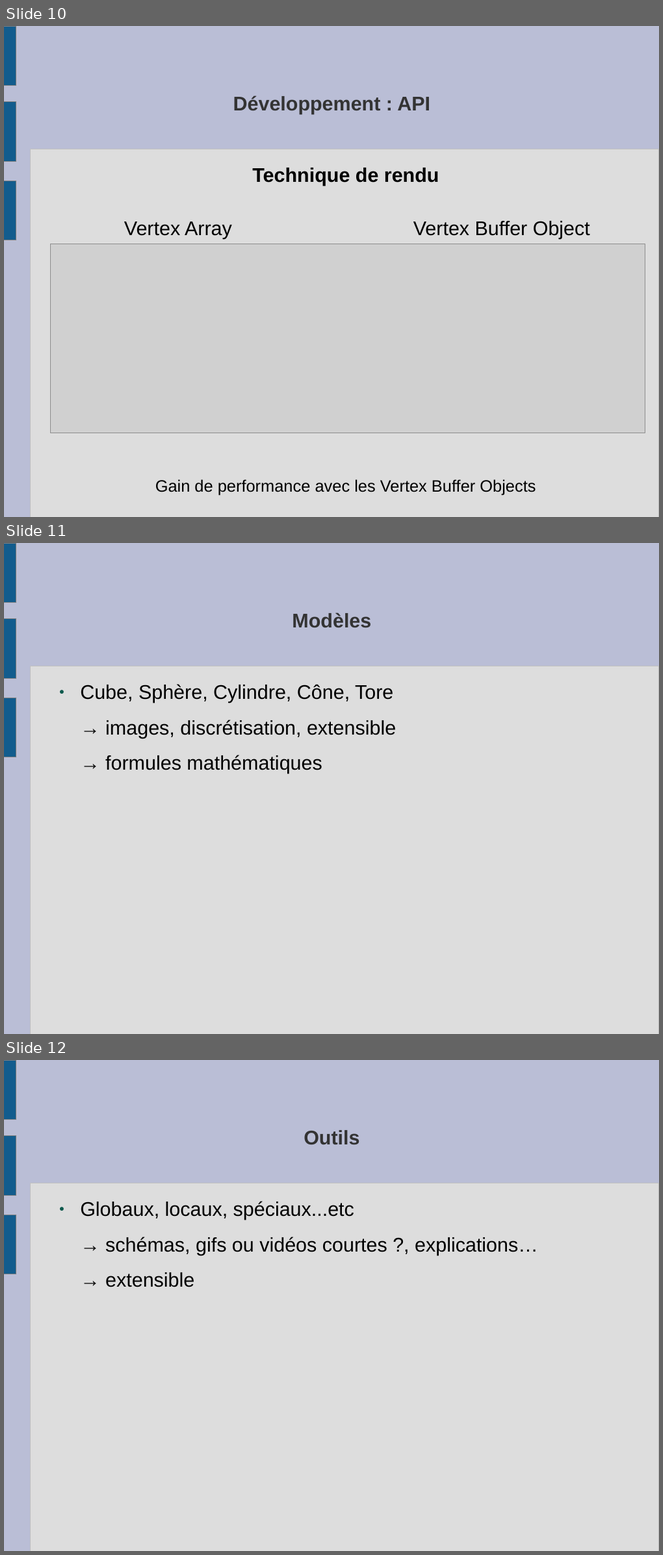
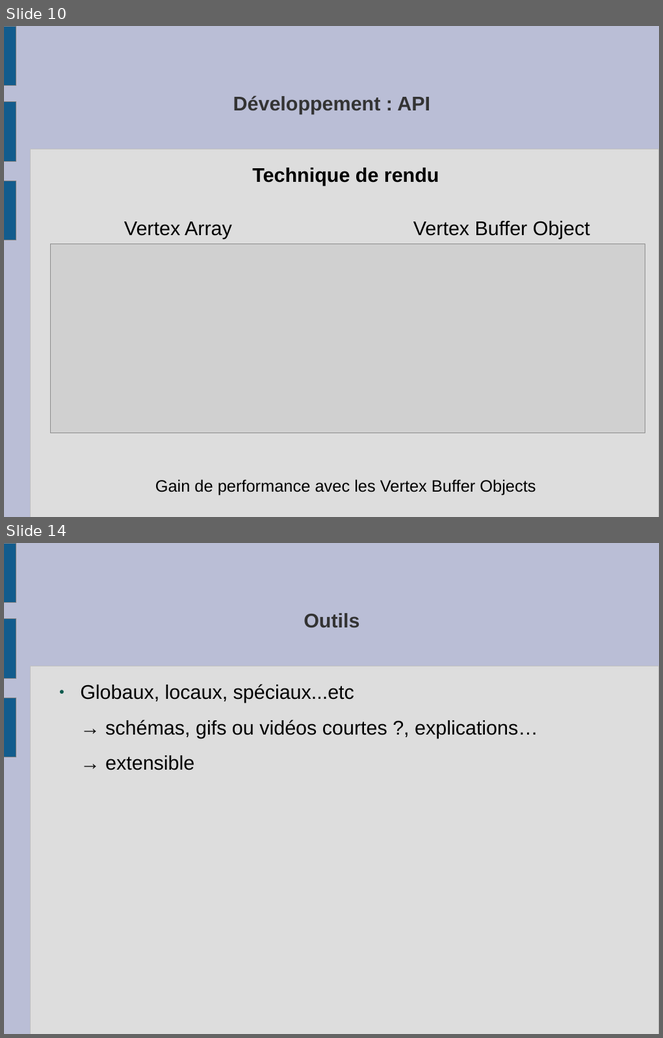
Before and after one commit to slvrgauthier/OpenSculpt, a slide deck: Documentation/Soutenance.odp. Shown one above the other, each under a label of ours: slides 10, 11 and 12 before the commit, slides 10 and 14 after it; the slides between them are not shown. The pictures are 663x1555 and 663x1038 pixels, drawn with LibreOffice and Linux fonts; fonts in the diff are those of the drawing; grey boxes stand for pictures. Boxes give left, top, right and bottom in pixels: in the first picture for what was removed or moved away, otherwise in the second. Text is boxed around its words. In the diff, an @@ line names an element or a change of style, - is before the commit and + after.

```diff
--- a/Documentation/Soutenance.odp
+++ b/Documentation/Soutenance.odp
@@ slide 11 removed at (x1=4, y1=543, x2=659, y2=1034), background #BABED6; not listed: 4 template elements that a slide beside it also shows @@
@@ title removed at (x1=292, y1=613, x2=371, y2=628) @@
-Modèles
@@ text removed at (x1=80, y1=684, x2=396, y2=774) @@
-● Cube, Sphère, Cylindre, Cône, Tore
-→ images, discrétisation, extensible
-→ formules mathématiques
@@ what was slide 12 is now slide 14 @@
```
Also in this commit, not shown: 5 slides added, 1 other file.
